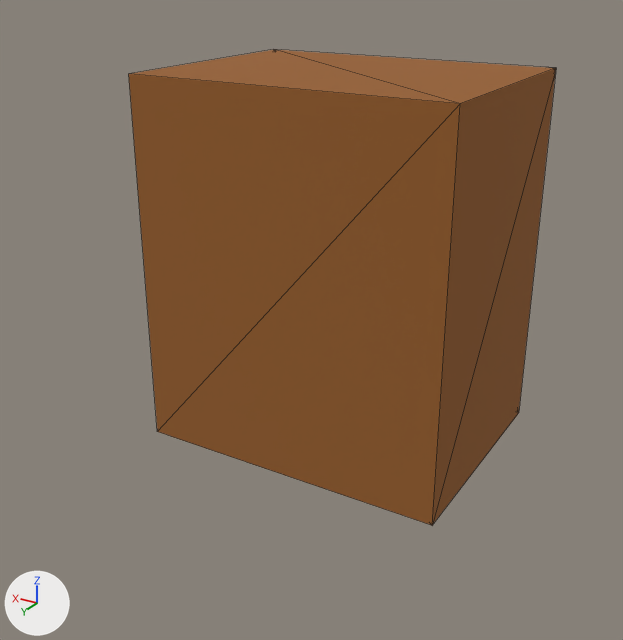
The glTF model client/public/bear/body.glb: old version first, new version second.
Both versions are drawn from a 50 mm camera at (-1.59, 2.58, 3.79) aimed at (-0.15, 0.18, 2.59). The lights are fixed; the arrows at lower left show +X, +Y and +Z. The picture after the commit comes second. Mesh edges are drawn as thin lines. Where no turn or scale is listed for an object, it has been applied to the vertices. Vertices at exactly the same position are counted once.

In view in the first picture: 'Node1'.
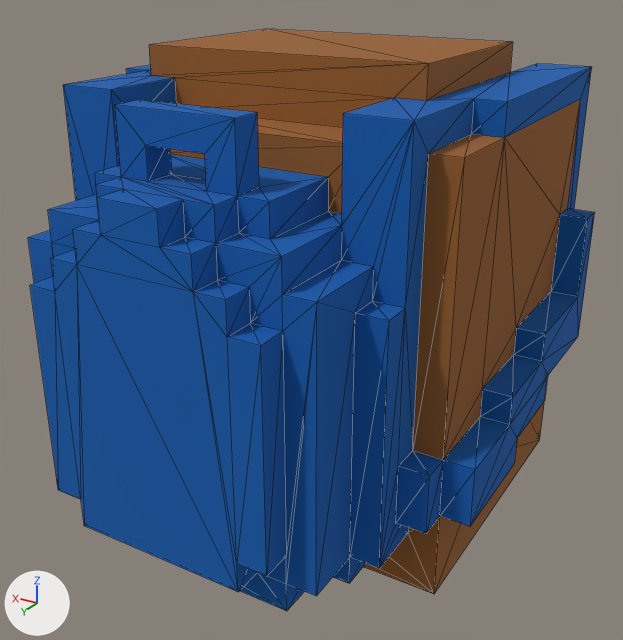
Edits to the bpy script that builds the scene:
```text
Change me_mesh0:
    used by ob_node1; location = (0.0, 0.0, 0.0)
    remove me_mesh0.from_pydata(...)  # 28 vertices, 52 faces; spans x -0.7..0.5, y -0.6..0.3, z 2.0..3.4
    add me_mesh0.from_pydata(...)  # 260 vertices, 520 faces; spans x -0.9..0.7, y -0.7..1.0, z 1.9..3.5
    me_mesh0 part 1
    19 vertices are removed from x -0.7..0.5, y -0.6..0.3, z 2.0..3.4
    52 faces are deleted
    1 vertex moves from x 0.4, y -0.6, z 3.1 to x 0.4, y -0.6, z 3.0
    115 vertices are added at x -0.9..0.6, y -0.7..1.0, z 1.9..3.5
    8 new vertices lie (0.0, 0.0, -0.1) away from vertices in x -0.5..0.3, y -0.6, z 2.2..3.2
    89 new vertices lie (0.1, 0.0, 0.0) away from vertices in x -0.9..0.6, y -0.7..1.0, z 2.0..3.4
    16 new vertices lie (0.0, 0.0, 0.1) away from vertices in x -0.7..0.4, y 0.3..1.0, z 2.0..3.4
    9 new vertices lie (0.0, 0.0, -0.1) away from vertices in x -0.6..0.3, y 0.3..1.0, z 2.1..3.4
    7 new vertices lie (0.1, 0.0, 0.0) away from vertices in x -0.8..0.6, y -0.6..0.9, z 2.1..3.2
    7 new vertices lie (0.0, 0.0, 0.2) away from vertices in x -0.6..0.3, y -0.6..0.8, z 2.8..3.2
    520 new faces join them
```

Changed parts and their boxes [x1, y1, x2, y2] in the pictures (623 x 640 px):
'Node1', reshaped (33% wider, 22% taller): before [129, 50, 556, 525]; after [28, 29, 595, 611]
